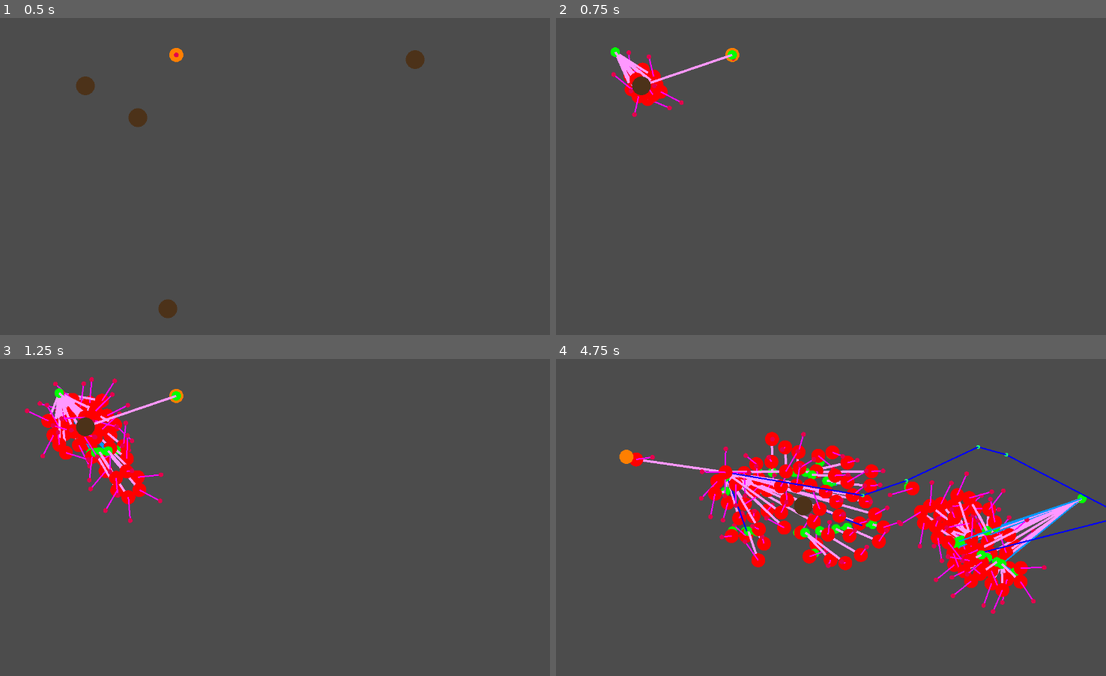
Above: before the commit, frames 1-4 (two rows, left to right).
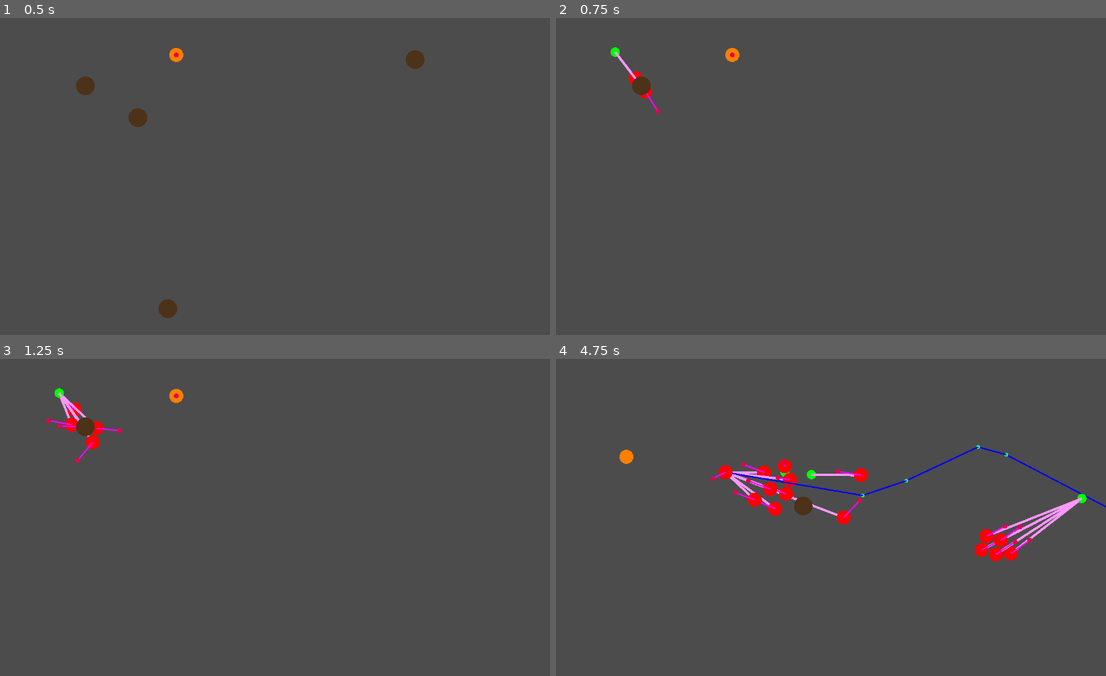
Above: after the commit, the same moments.

Repository: sjharb/NavigationServer2DTest
Game: Godot game, scene res://Main.tscn
Same seed, same stepped clock (60 frames per second), same inputs: the game is played once before the commit and once after it. The engine's default icon, where the game draws it, is replaced by a stand-in: a white triangle on a blue panel in a dark square.
Inputs (mouse positions are in pixels of both pictures, inside the frame that each line leads up to):
- Up to frame 1 (0.5 s): no input
- Up to frame 2 (0.75 s): tap Enter at 0.5 s; move the mouse to (644, 84) at 0.52 s; hold Right mouse button (mouse_click_right) from 0.53 s (still down); click (644, 84) at 0.67 s
- Up to frame 3 (1.25 s): keep holding Right mouse button (mouse_click_right)
- Up to frame 4 (4.75 s): release Right mouse button (mouse_click_right) at 1.28 s; click (644, 425) at 1.35 s; right-click (644, 425) at 1.55 s; hold Middle mouse button (mouse_click_middle) 2.03-2.78 s; click (644, 425) at 2.17 s; right-click (644, 425) at 2.3 s; move the mouse to (759, 482) at 2.77 s; right-click (759, 482) at 2.85 s; click (759, 482) at 2.92 s; move the mouse to (985, 558) at 3.52 s; hold Right mouse button (mouse_click_right) 3.53-4.28 s; click (985, 558) at 3.67 s; move the mouse to (627, 457) at 4.27 s; click (627, 457) at 4.35 s; right-click (627, 457) at 4.55 s

Frame 1 is identical in both runs. In frame 2, 1.0% of the frame differs, in the area x 10-33%, y 10-32%; in frame 3, 3.5%; in frame 4, 12%, in the area x 13-100%, y 22-81%.

Commit message:
increased wait time to spawn new characters

Diff:
--- a/Main.gd
+++ b/Main.gd
@@ -11,7 +11,7 @@
 var move_camera_with_mouse = false
 
 var character_creation_timer : Timer = Timer.new()
-var mouse_click_right_wait_time : float = 0.01
+var mouse_click_right_wait_time : float = 0.15
 
 var mouse_move_drift_weight : float = 100.0
 
